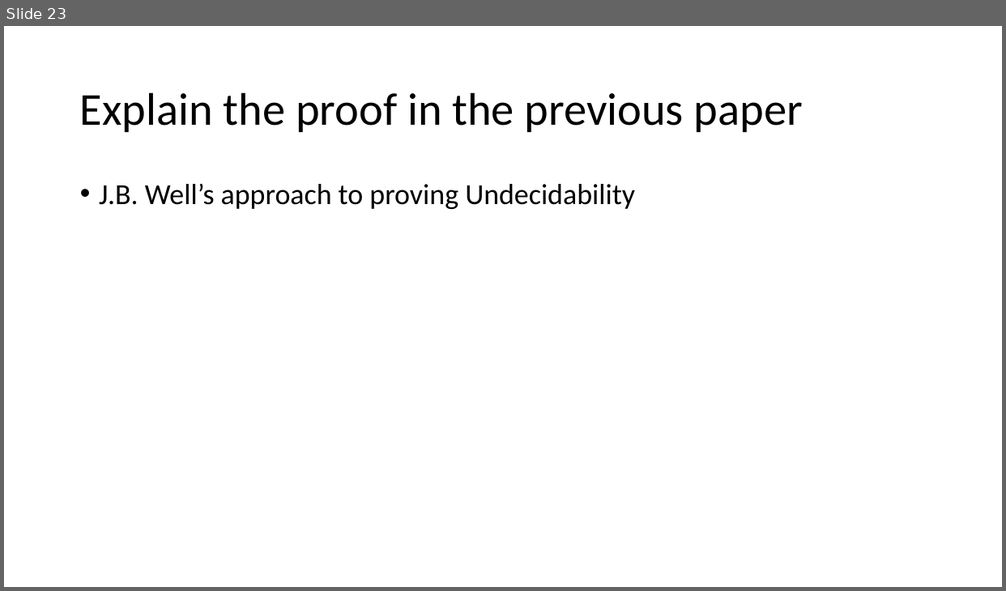
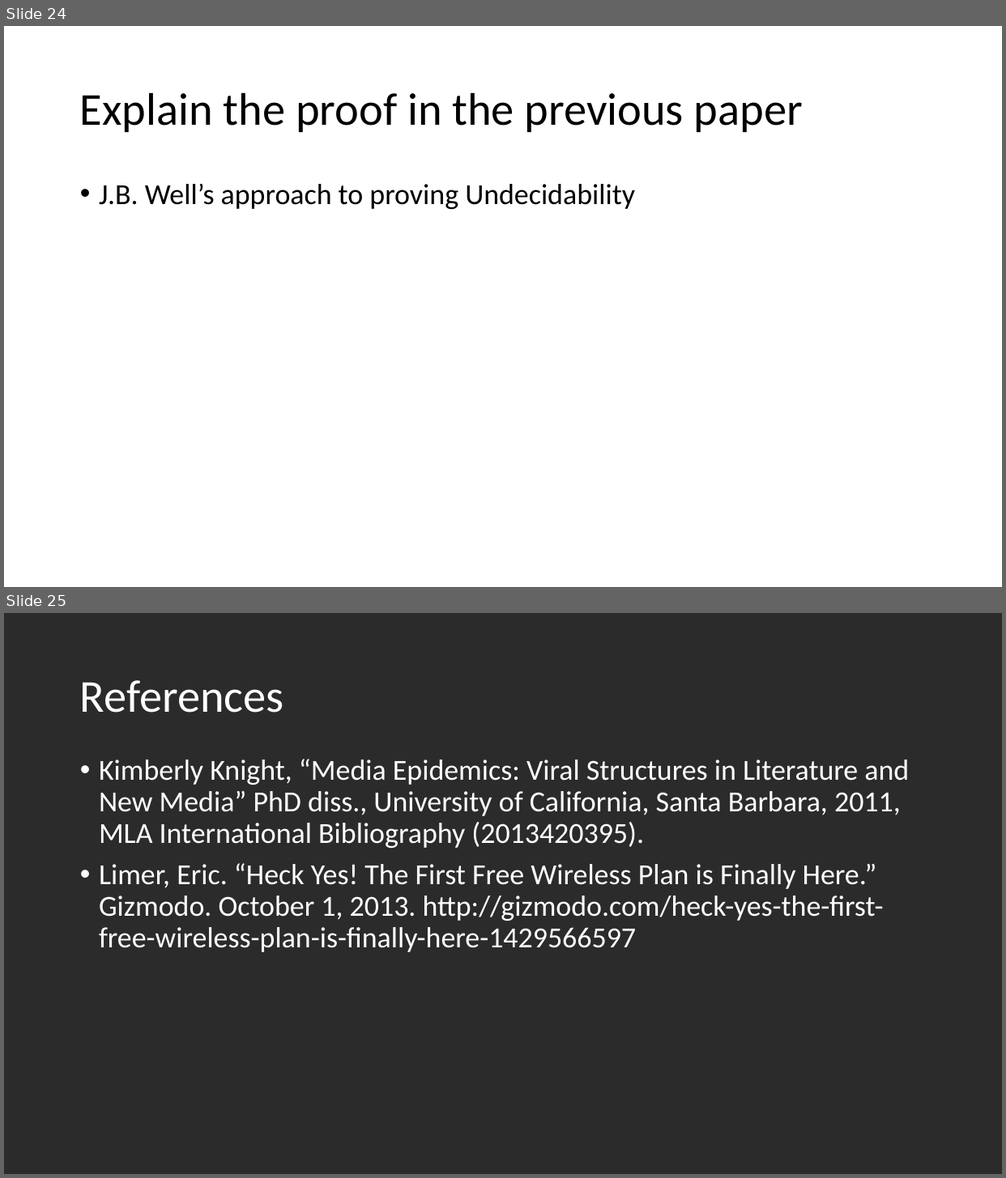
Before and after one commit to seanwestfall/algorithm_w_presentation, a slide deck: Presentation1.pptx. Shown one above the other, each under a label of ours: slide 23 before the commit, slides 24 and 25 after it. The pictures are 1006x591 and 1006x1178 pixels, drawn with LibreOffice and Linux fonts; fonts in the diff are those of the drawing; background and template pictures are left out; a plain dark background stands for a picture behind light text. Boxes give left, top, right and bottom in pixels: in the first picture for what was removed or moved away, otherwise in the second. Text is boxed around its words. In the diff, an @@ line names an element or a change of style, - is before the commit and + after.

```diff
--- a/Presentation1.pptx
+++ b/Presentation1.pptx
@@ slide 25 added at box(4, 613, 1002, 1174), background picture (left out) @@
@@ title added at box(80, 680, 284, 713), 44 pt, text #FFFFFF @@
+References
@@ text added at box(99, 759, 909, 952), 28 pt, text #FFFFFF @@
+• Kimberly Knight, “Media Epidemics: Viral Structures in Literature and New Media” PhD diss., University of California, Santa Barbara, 2011, MLA International Bibliography (2013420395).
+• Limer, Eric. “Heck Yes! The First Free Wireless Plan is Finally Here.” Gizmodo. October 1, 2013. http://gizmodo.com/heck-yes-the-first-free-wireless-plan-is-finally-here-1429566597
@@ what was slide 23 is now slide 24 @@
```
Also in this commit, not shown: 3 slides changed, 1 other slide added, 1 slide removed.
